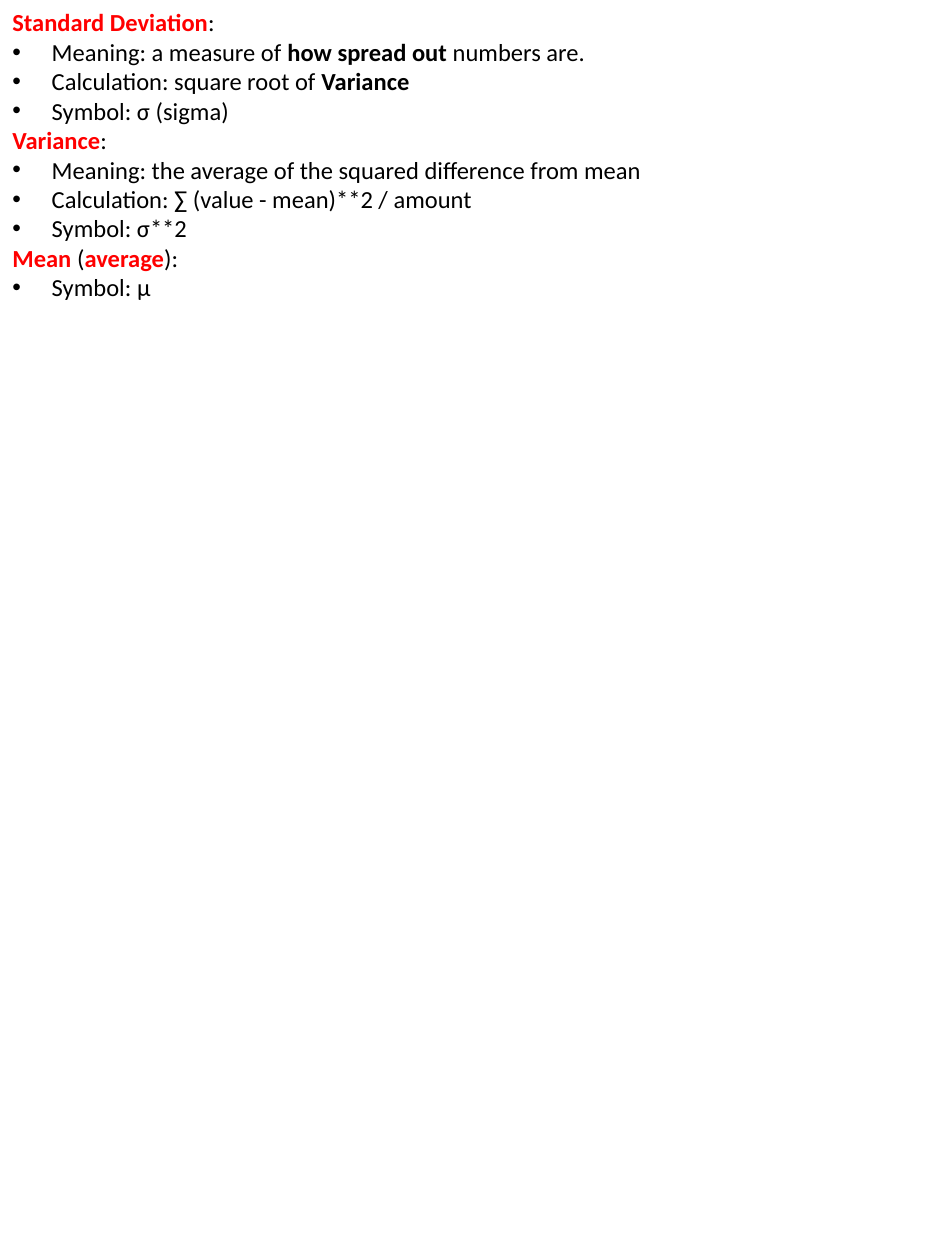
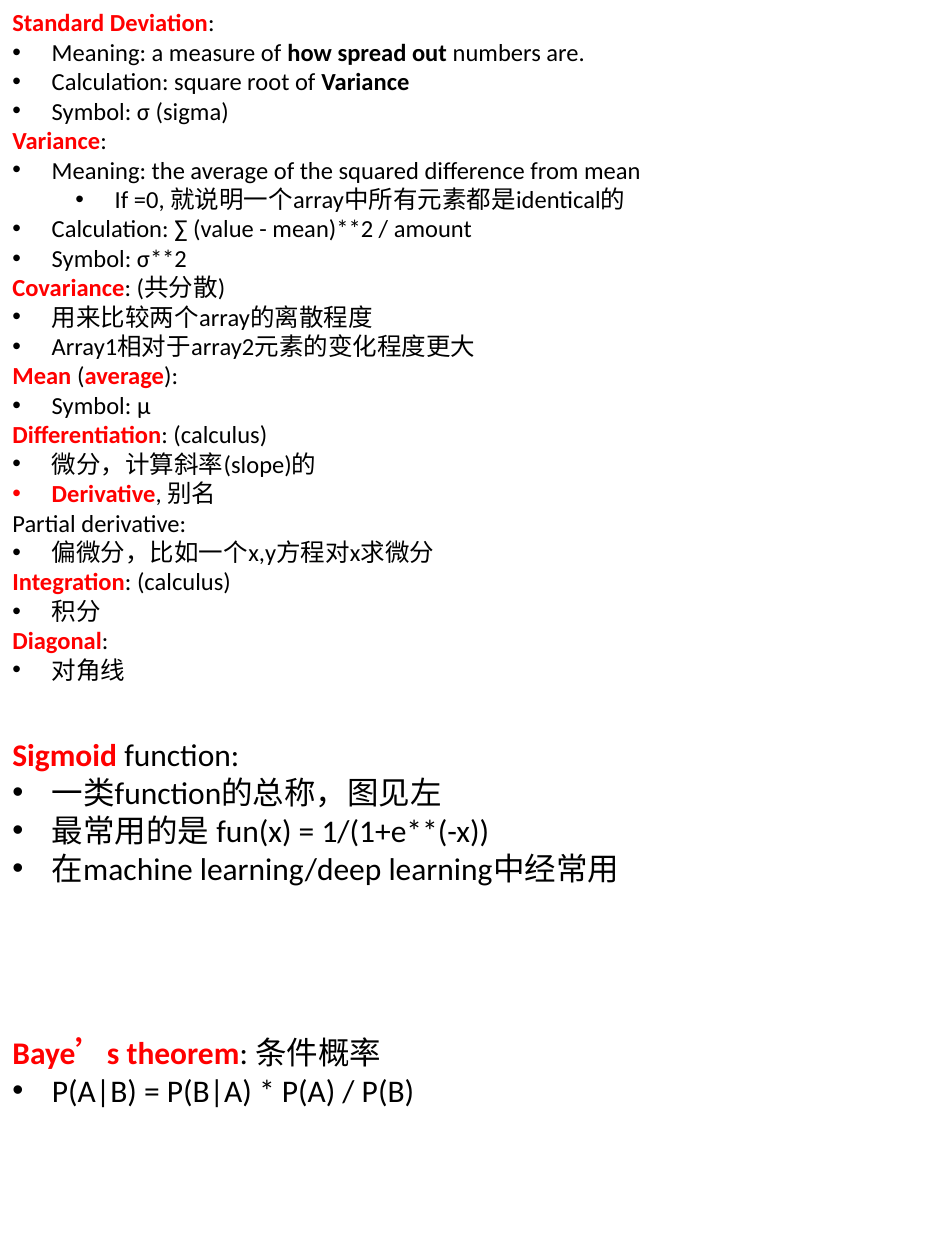
Before and after one commit to legend507/CommonSense, a slide deck: slide 2 of [BeAMathematician].pptx (slide 1 before the commit). Drawn at 945x1260 pixels with LibreOffice and Linux fonts; fonts in the diff are those of the drawing; background and template pictures are left out. Boxes give left, top, right and bottom in pixels: in the first picture for what was removed or moved away, otherwise in the second. Text is boxed around its words. In the diff, an @@ line names an element or a change of style, - is before the commit and + after.

```diff
--- a/[BeAMathematician].pptx
+++ b/[BeAMathematician].pptx
@@ text at box(115, 183, 625, 212): paragraph added @@
+  • If =0, 就说明一个array中所有元素都是identical的
@@ text at box(12, 276, 476, 359): paragraphs added @@
+Covariance: (共分散)
+• 用来比较两个array的离散程度
+• Array1相对于array2元素的变化程度更大
@@ text at box(12, 425, 434, 681): paragraphs added @@
+Differentiation: (calculus)
+• 微分，计算斜率(slope)的
+• Derivative, 别名
+Partial derivative:
+• 偏微分，比如一个x,y方程对x求微分
+Integration: (calculus)
+• 积分
+Diagonal:
+• 对角线
@@ text added at box(12, 744, 619, 886), 18 pt, text #000000 @@
+Sigmoid function:
+• 一类function的总称，图见左
+• 最常用的是 fun(x) = 1/(1+e**(-x))
+• 在machine learning/deep learning中经常用
@@ text added at box(12, 1037, 414, 1108), 18 pt, text #000000 @@
+Baye’s theorem: 条件概率
+• P(A|B) = P(B|A) * P(A) / P(B)
```
Also in this commit, not shown: 1 slide added, 2 other files.
